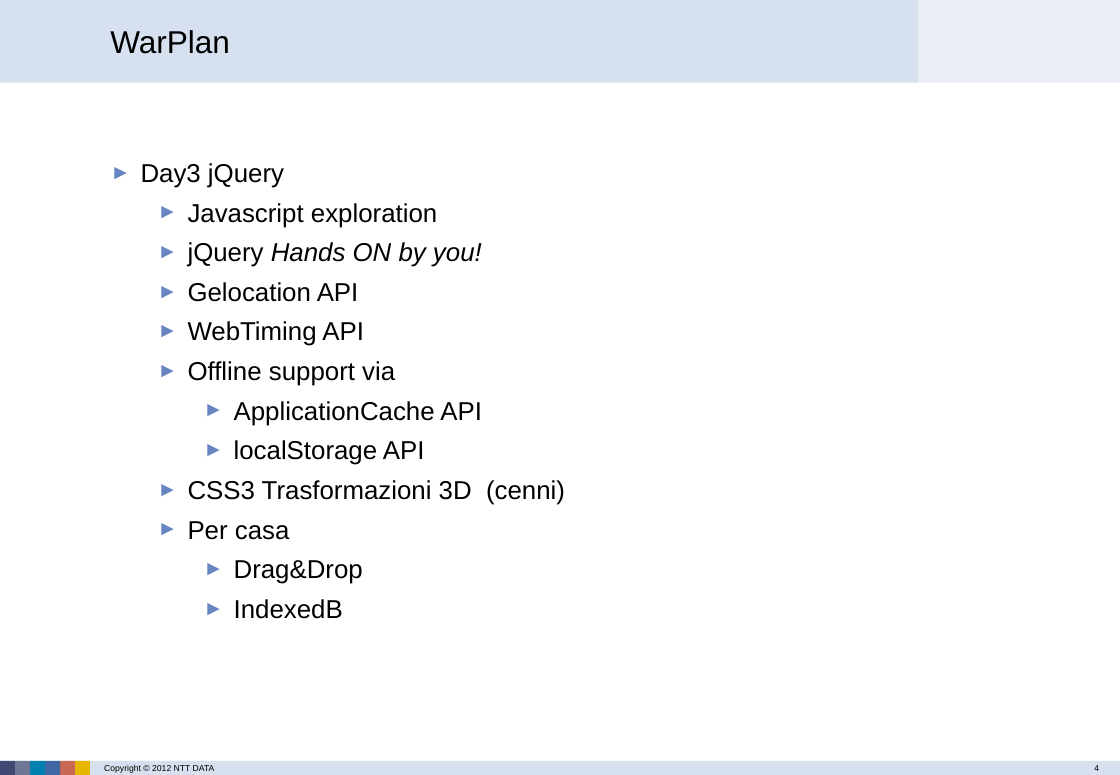
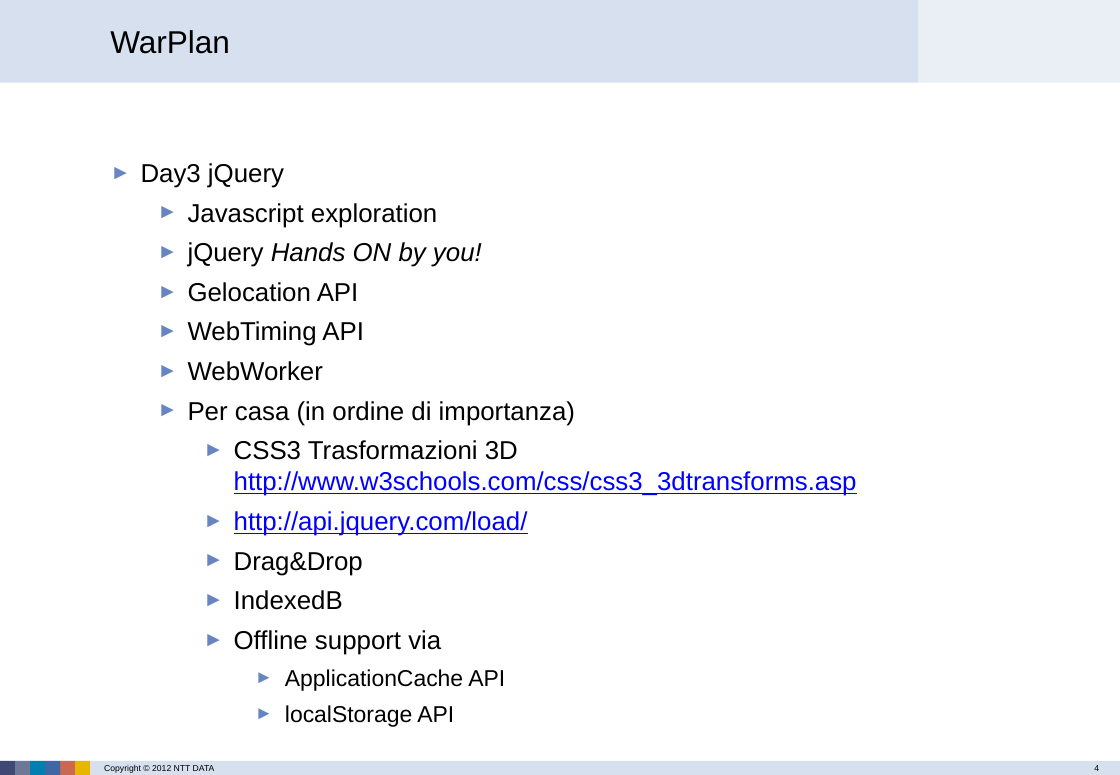
Before and after one commit to daitangio/html5, a slide deck: slide 4 of Giorgi2014 .NET_BASE day3 jquery js.pptx. Drawn at 1120x775 pixels with LibreOffice and Linux fonts; fonts in the diff are those of the drawing; background and template pictures are left out. Boxes give left, top, right and bottom in pixels: in the first picture for what was removed or moved away, otherwise in the second. Text is boxed around its words. In the diff, an @@ line names an element or a change of style, - is before the commit and + after.

Commit message:
Aggiornato dopo corso

```diff
--- a/Giorgi2014 .NET_BASE day3 jquery js.pptx
+++ b/Giorgi2014 .NET_BASE day3 jquery js.pptx
@@ text at [188,361,857,610]: paragraphs added @@
+  ► WebWorker
+  ► Per casa (in ordine di importanza)
+    ► CSS3 Trasformazioni 3D
+      http://www.w3schools.com/css/css3_3dtransforms.asp
+    ► http://api.jquery.com/load/
+    ► Drag&Drop
+    ► IndexedB
@@ text at [188,480,565,619]: paragraphs removed @@
-  ► CSS3 Trasformazioni 3D (cenni)
-  ► Per casa
-    ► Drag&Drop
-    ► IndexedB
@@ text at [234,630,505,727]: size 18 to 16 pt in "ApplicationCache API", "localStorage API"; list level 2 to 3 in "Offline support via"; list level 3 to 4 in "ApplicationCache API"; list level 3 to 4 in "localStorage API" @@
```
